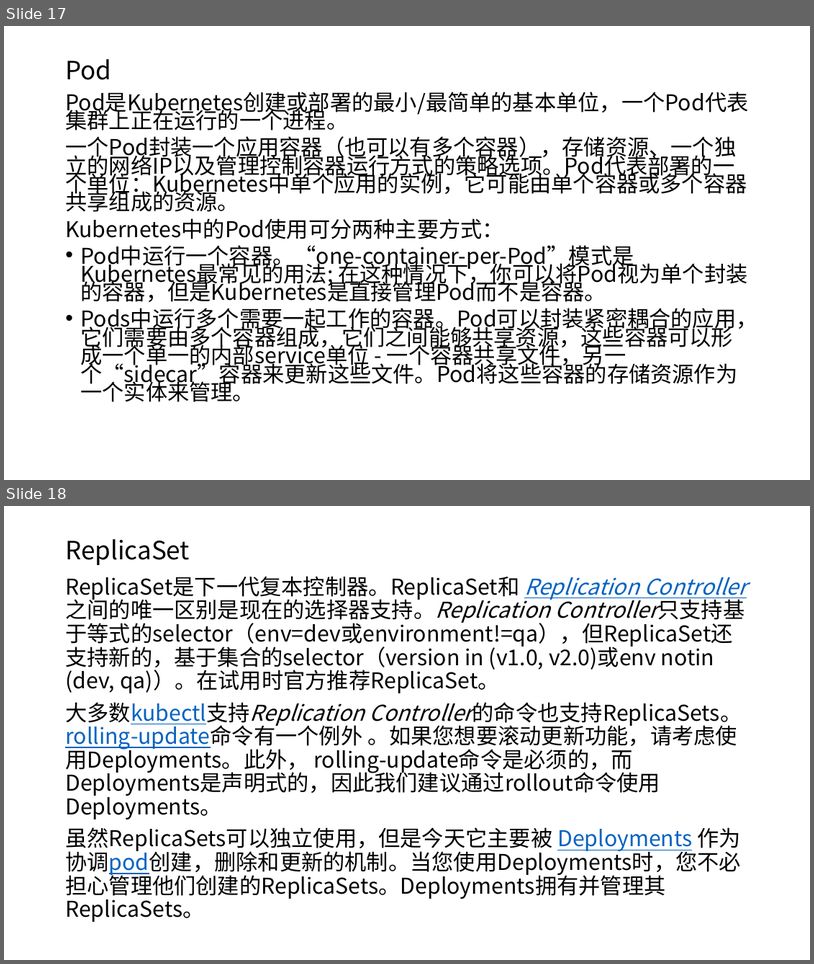
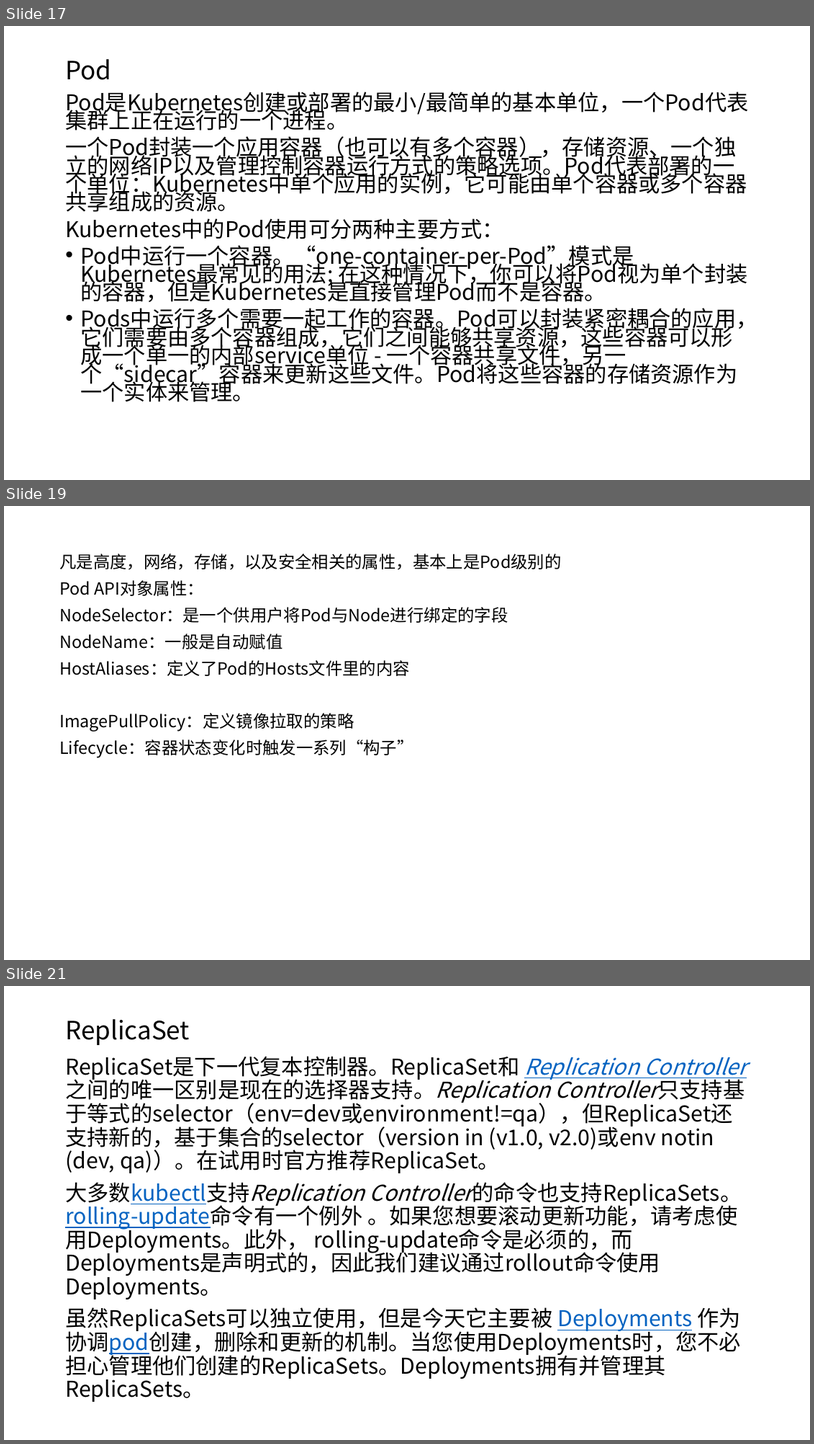
Before and after one commit to axzxs2001/Asp.NetCoreExperiment, a slide deck: Asp.NetCoreExperiment/kubernetes/kubernetes.pptx. Shown one above the other, each under a label of ours: slides 17 and 18 before the commit, slides 17, 19 and 21 after it; the slides between them are not shown. The pictures are 814x964 and 814x1444 pixels, drawn with LibreOffice and Linux fonts; fonts in the diff are those of the drawing. Boxes give left, top, right and bottom in pixels: in the first picture for what was removed or moved away, otherwise in the second. Text is boxed around its words. In the diff, an @@ line names an element or a change of style, - is before the commit and + after.

```diff
--- a/Asp.NetCoreExperiment/kubernetes/kubernetes.pptx
+++ b/Asp.NetCoreExperiment/kubernetes/kubernetes.pptx
@@ slide 19 added at box(4, 506, 810, 960), background #FFFFFF @@
@@ text added at box(59, 554, 561, 758), 20 pt, text #000000 @@
+凡是高度，网络，存储，以及安全相关的属性，基本上是Pod级别的
+Pod API对象属性：
+NodeSelector：是一个供用户将Pod与Node进行绑定的字段
+NodeName：一般是自动赋值
+HostAliases：定义了Pod的Hosts文件里的内容
+ImagePullPolicy：定义镜像拉取的策略
+Lifecycle：容器状态变化时触发一系列“构子”
@@ what was slide 18 is now slide 21 @@
```
Also in this commit, not shown: 4 other slides added.
